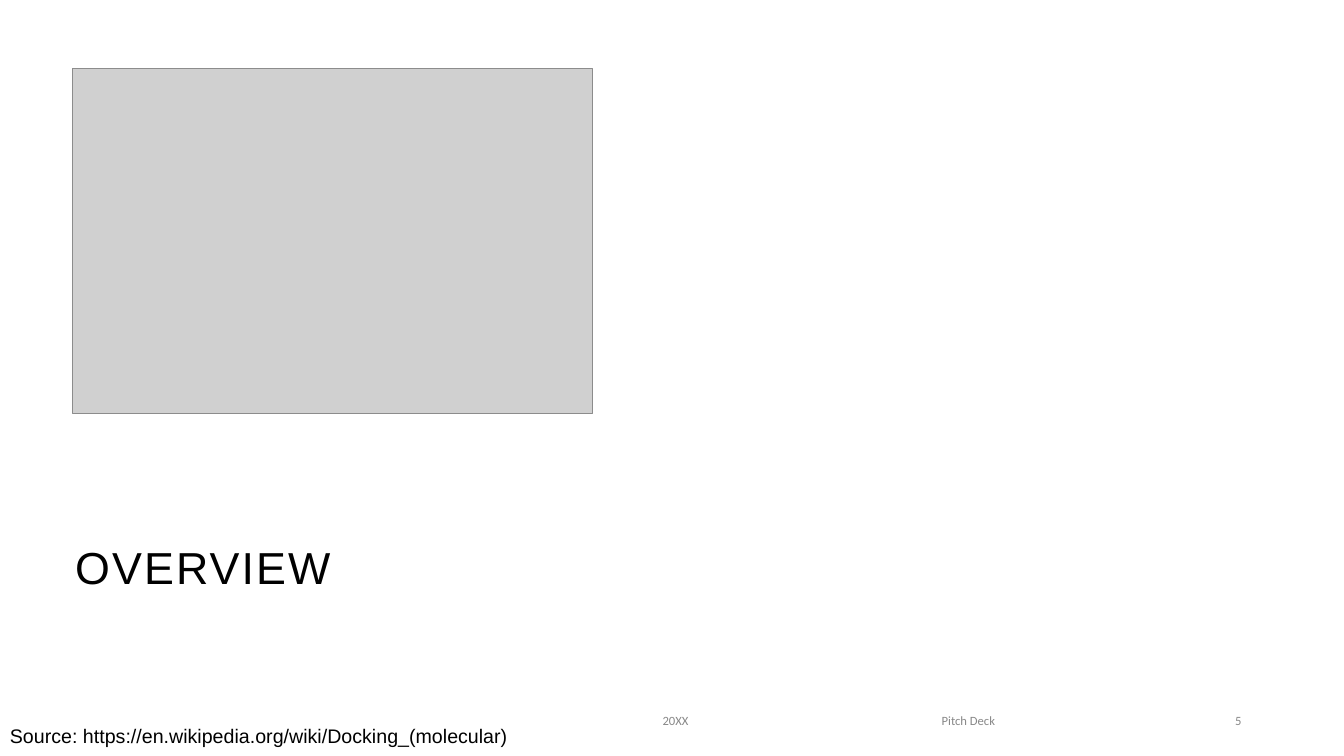
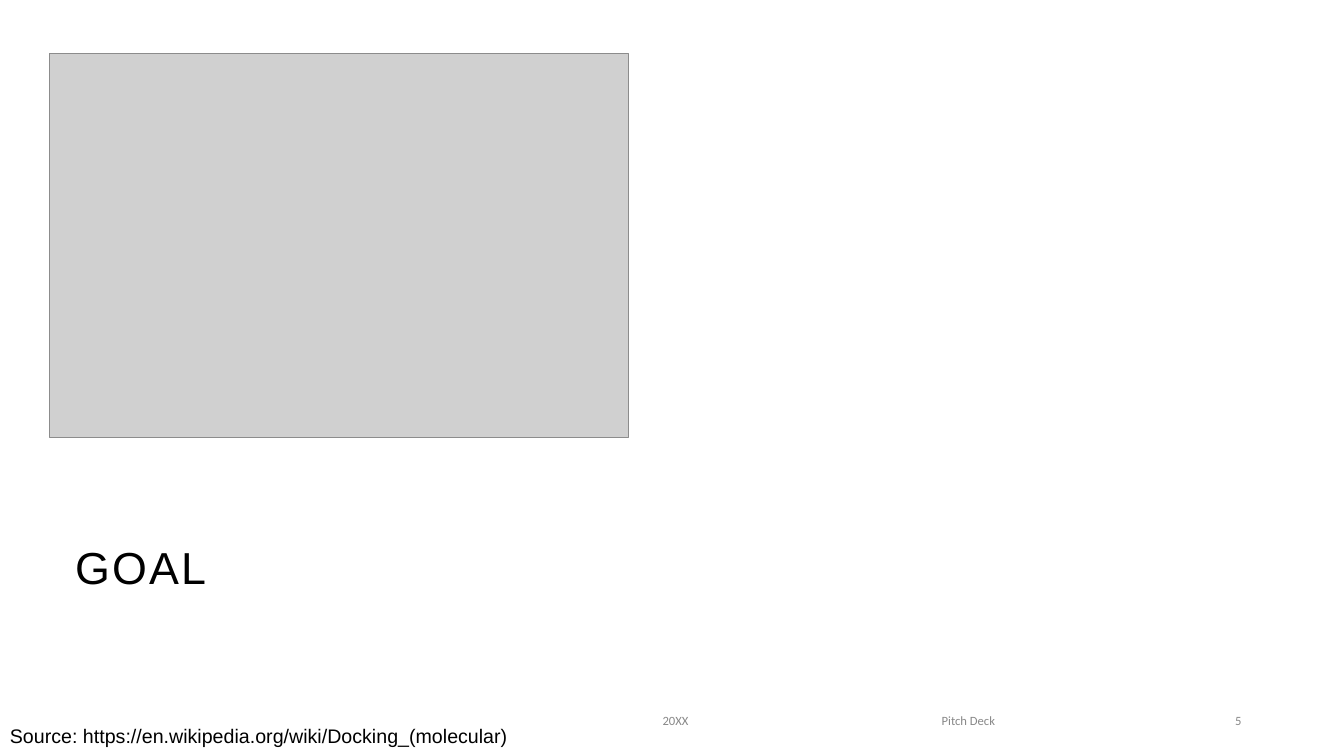
Before and after one commit to tslever/Bayesian_Docking-Score_Predictor, a slide deck: slide 5 of DS6040_Bayesian ML for Docking Score.pptx. Drawn at 1344x756 pixels with LibreOffice and Linux fonts; fonts in the diff are those of the drawing; grey boxes stand for pictures; background and template pictures are left out. Boxes give left, top, right and bottom in pixels: in the first picture for what was removed or moved away, otherwise in the second. Text is boxed around its words. In the diff, an @@ line names an element or a change of style, - is before the commit and + after.

```diff
--- a/DS6040_Bayesian ML for Docking Score.pptx
+++ b/DS6040_Bayesian ML for Docking Score.pptx
@@ picture: place and size @@
-picture at [73, 69, 593, 413]
+picture at [49, 53, 628, 438]
@@ title at [75, 552, 206, 585]: text changed @@
-OVERVIEW
+GOAL
```
Also in this commit, not shown: 7 other slides changed, 2 slides added.
